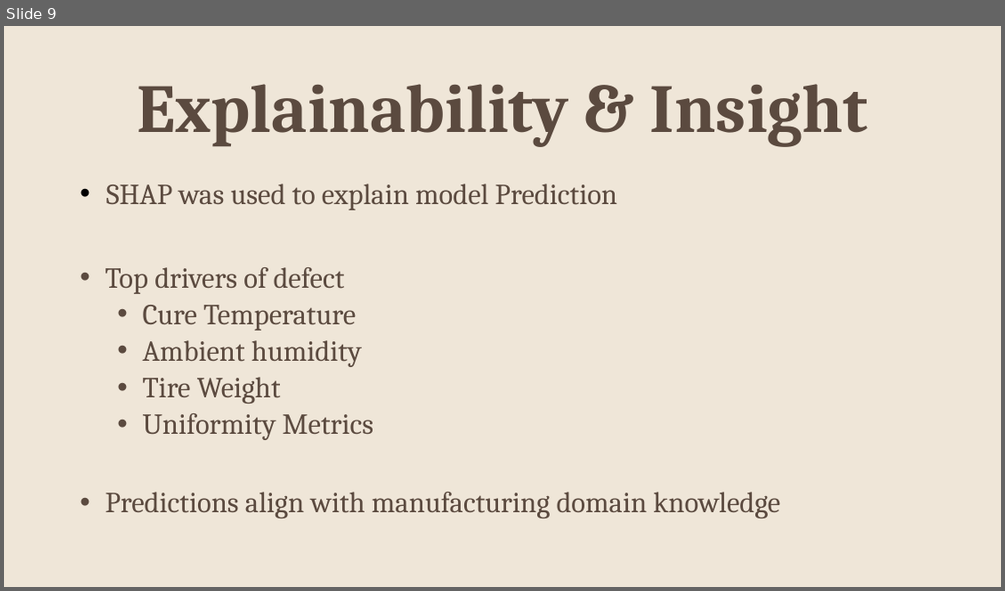
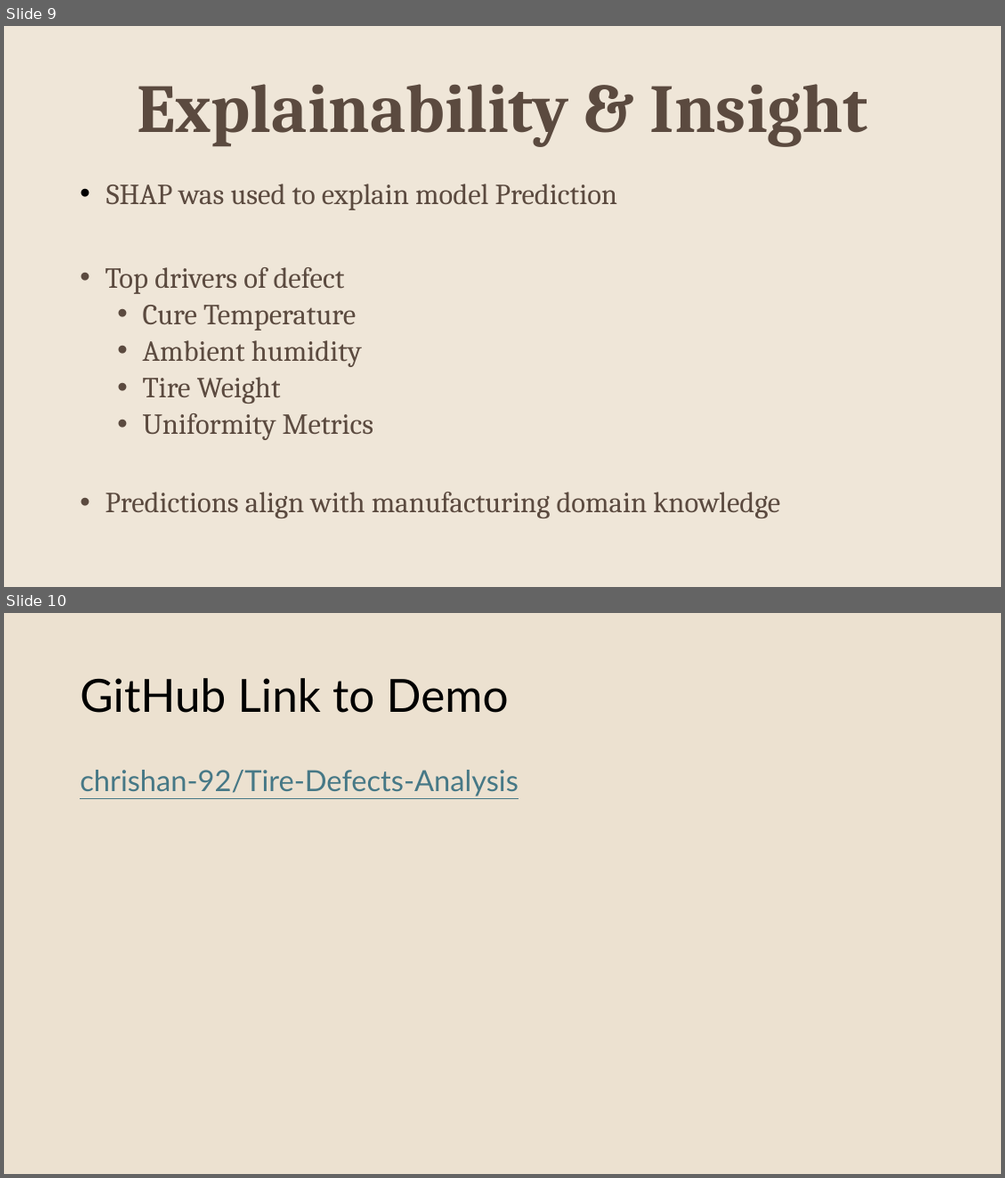
Before and after one commit to chrishan-92/Tire-Defects-Analysis, a slide deck: Documentation/Tire Defects Detection.pptx. Shown one above the other, each under a label of ours: slide 9 before the commit, slides 9 and 10 after it. The pictures are 1005x591 and 1005x1178 pixels, drawn with LibreOffice and Linux fonts; fonts in the diff are those of the drawing. Boxes give left, top, right and bottom in pixels: in the first picture for what was removed or moved away, otherwise in the second. Text is boxed around its words. In the diff, an @@ line names an element or a change of style, - is before the commit and + after.

```diff
--- a/Documentation/Tire Defects Detection.pptx
+++ b/Documentation/Tire Defects Detection.pptx
@@ slide 10 added at (x1=4, y1=613, x2=1001, y2=1174), background #ECE1D0 @@
@@ title added at (x1=80, y1=678, x2=509, y2=713), 44 pt, text #000000 @@
+GitHub Link to Demo
@@ text added at (x1=80, y1=770, x2=518, y2=796), 28 pt, text #467886, underline @@
+chrishan-92/Tire-Defects-Analysis
```
Also in this commit, not shown: 2 other files.
